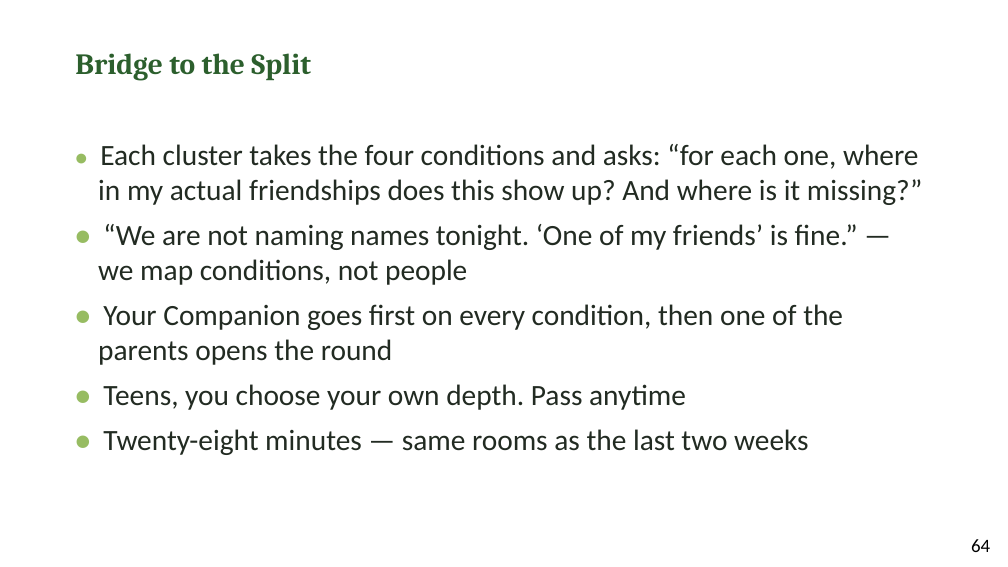
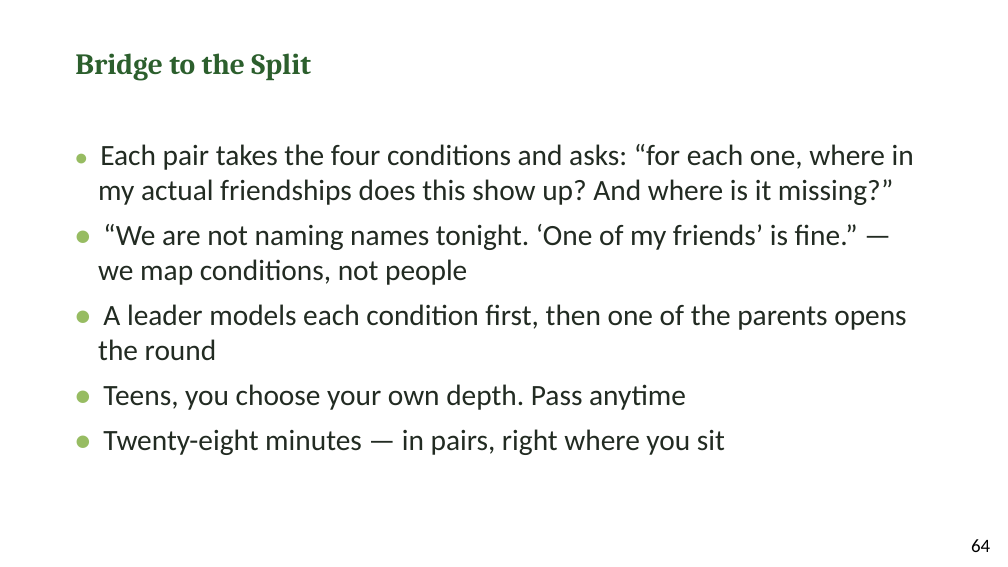
Before and after one commit to jgtittle-ministries/fellowship-of-the-heart-pilot-at-cca-dev, a slide deck: slide 8 of _implementation-notes/evening-series/FotH Evening Session 5 Slides DRAFT v1.pptx. Drawn at 1008x567 pixels with LibreOffice and Linux fonts; fonts in the diff are those of the drawing. Boxes give left, top, right and bottom in pixels: in the first picture for what was removed or moved away, otherwise in the second. Text is boxed around its words. In the diff, an @@ line names an element or a change of style, - is before the commit and + after.

```diff
--- a/_implementation-notes/evening-series/FotH Evening Session 5 Slides DRAFT v1.pptx
+++ b/_implementation-notes/evening-series/FotH Evening Session 5 Slides DRAFT v1.pptx
@@ text at [98, 144, 914, 205]: text changed @@
-• Each cluster takes the four conditions and asks: “for each one, where in my actual friendships does this show up? And where is it missing?”
+• Each pair takes the four conditions and asks: “for each one, where in my actual friendships does this show up? And where is it missing?”
@@ text at [98, 304, 906, 360]: text changed @@
-• Your Companion goes first on every condition, then one of the parents opens the round
+• A leader models each condition first, then one of the parents opens the round
@@ text at [103, 429, 725, 455]: text changed @@
-• Twenty-eight minutes — same rooms as the last two weeks
+• Twenty-eight minutes — in pairs, right where you sit
```
Also in this commit, not shown: 5 other slides changed, 2 other files.
